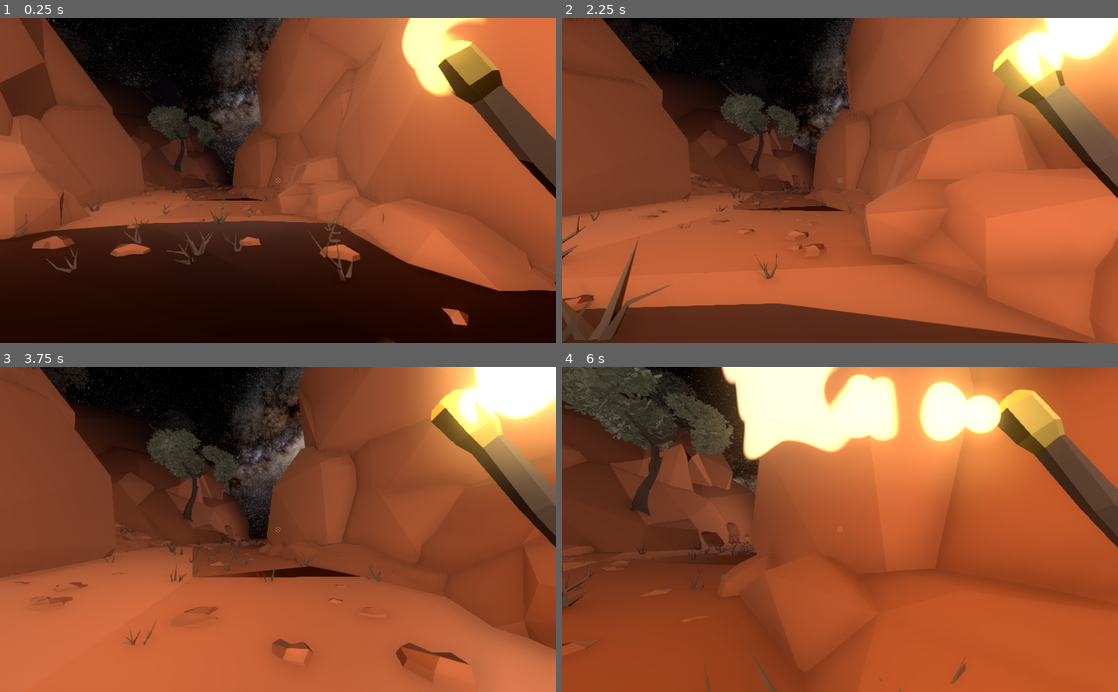
Above: before the commit, frames 1-4 (two rows, left to right).
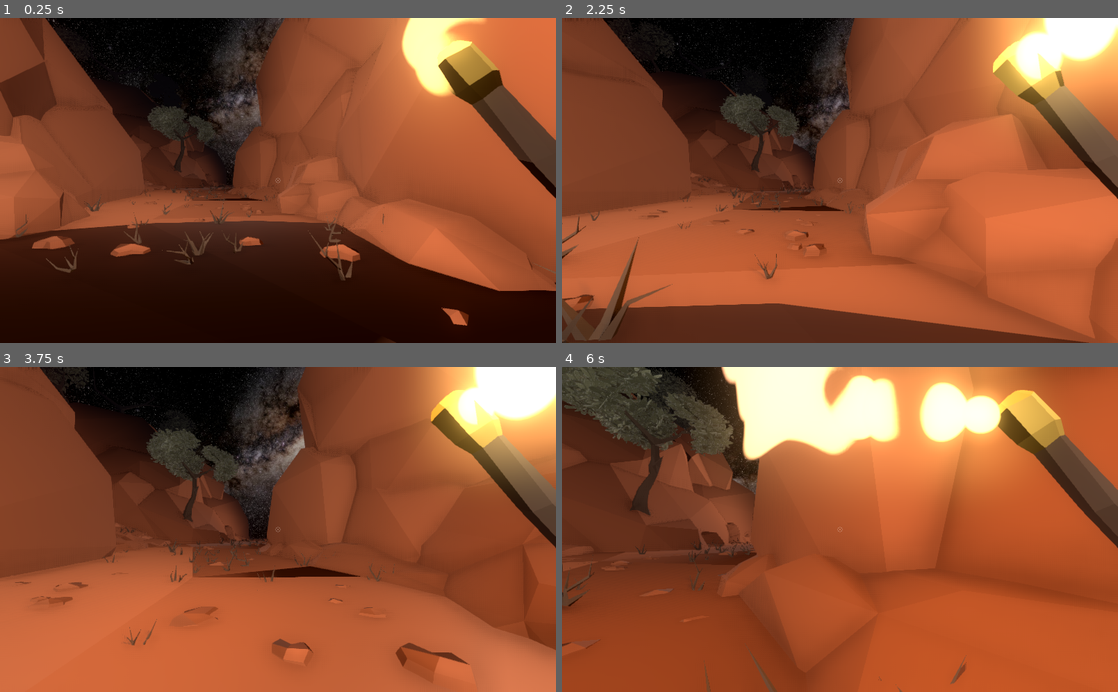
Above: after the commit, the same moments.

Repository: Anemony22/Creative-Jam-2021
Game: Godot game, scene res://scenes/levels/Valley.tscn
The game is run twice, just before and just after one commit, with the same random seed, the same clock (stepped at 60 frames per second) and the same inputs.
Inputs (mouse positions are in pixels of both pictures, inside the frame that each line leads up to):
- Up to frame 1 (0.25 s): no input
- Up to frame 2 (2.25 s): tap Enter at 0.5 s; move the mouse to (834, 187) at 0.52 s; hold E (interact) 0.53-1.28 s; hold W (move_forward) from 0.53 s (still down); move the mouse to (878, 183) at 1.27 s; tap E (interact) at 1.35 s; move the mouse to (795, 177) at 2.02 s; hold E (interact) from 2.03 s (still down)
- Up to frame 3 (3.75 s): move the mouse to (283, 529) at 2.77 s; release W (move_forward) at 2.78 s; release E (interact) at 2.78 s; hold A (move_left) 2.78-3.53 s; tap E (interact) at 2.85 s; move the mouse to (255, 523) at 3.52 s; hold W (move_forward) from 3.53 s (still down); hold E (interact) from 3.53 s (still down)
- Up to frame 4 (6 s): move the mouse to (867, 529) at 4.27 s; release E (interact) at 4.28 s; tap E (interact) at 4.35, 5.85 s; move the mouse to (812, 529) at 5.02 s; hold E (interact) 5.03-5.78 s; move the mouse to (851, 523) at 5.77 s; release W (move_forward) at 5.78 s; hold D (move_right) from 5.78 s (still down)

The runs differ from the first frame. In frame 2, 0.3% of the frame differs, in the area x 13-100%, y 0-69%; in frame 3, 0.2%; in frame 4, 0.7%, in the area x 32-100%, y 2-56%.

Commit message:
Reverted torch lerp change

Diff:
--- a/scenes/entities/Player.gd
+++ b/scenes/entities/Player.gd
@@ -6,7 +6,7 @@
 
 var velocity = Vector3()
 
-onready var prev_transform = global_transform
+onready var prev_angle = rotation.y
 
 func get_input():
 	var input_dir = Vector3()
@@ -45,17 +45,18 @@
 
 func _physics_process(delta):
 	# Torch lagged rotation
-	var target_transform = global_transform
-	target_transform = target_transform.rotated(target_transform.basis.x, $CameraPivot.rotation.x)
+	$TorchPivot.rotation.x = lerp($TorchPivot.rotation.x, $CameraPivot.rotation.x, 0.2)
 
-	var target_quat = Quat(target_transform.basis)
-	var torch_quat = Quat(prev_transform.basis)
+	var angle_diff = prev_angle - rotation.y
 
-	var desired_quat = torch_quat.slerp(target_quat, 0.4)
+	if angle_diff > PI:
+		angle_diff -= 2*PI
+	elif angle_diff < -PI:
+		angle_diff += 2*PI
 
-	$TorchPivot.global_transform.basis = Basis(desired_quat)
+	$TorchPivot.rotation.y = lerp(clamp(angle_diff, -0.35, 0.35), 0, 0.5)
 
-	prev_transform = $TorchPivot.global_transform
+	prev_angle = rotation.y + $TorchPivot.rotation.y
 
 	# Movement
 	velocity.y += gravity * delta
